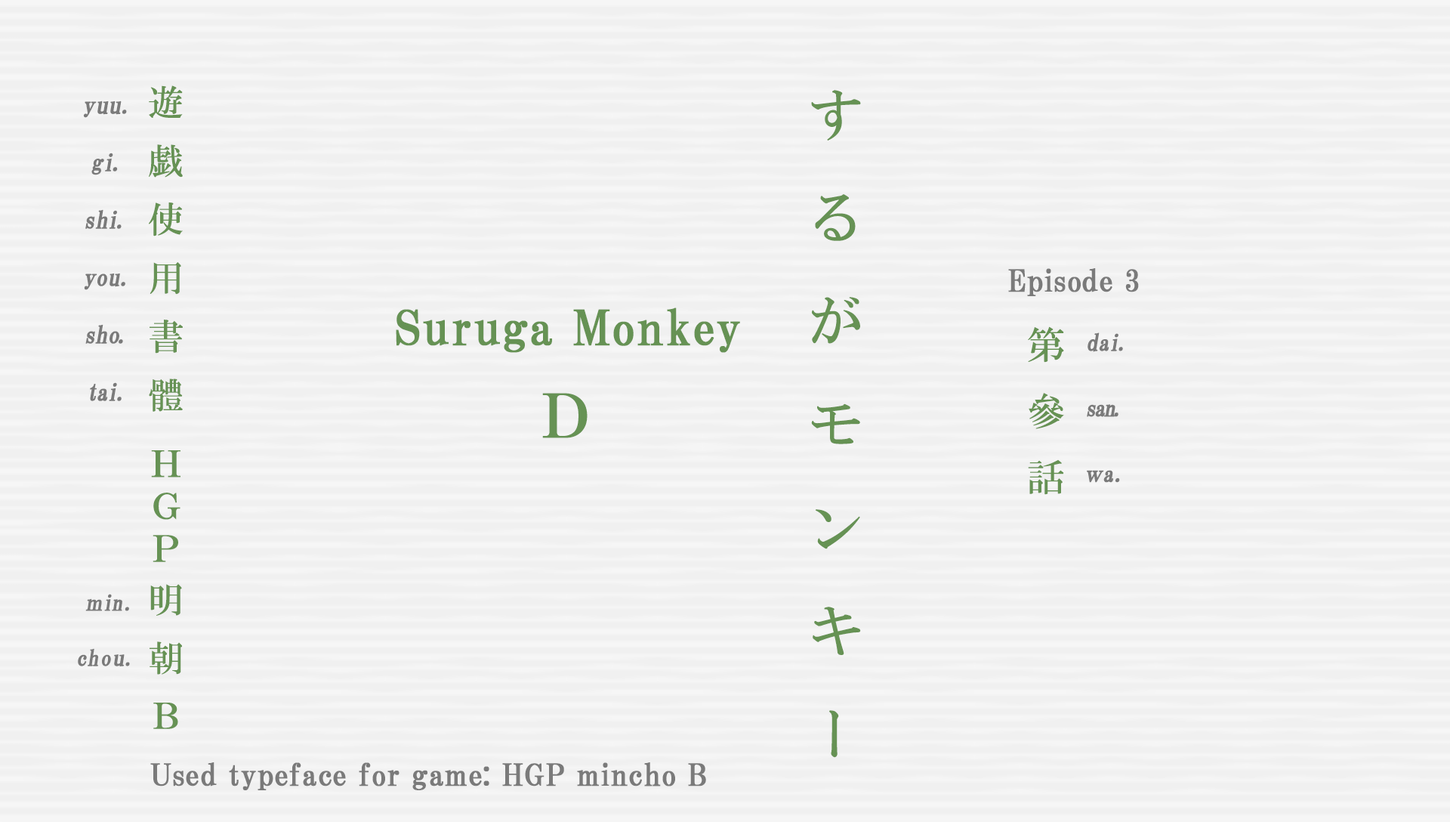
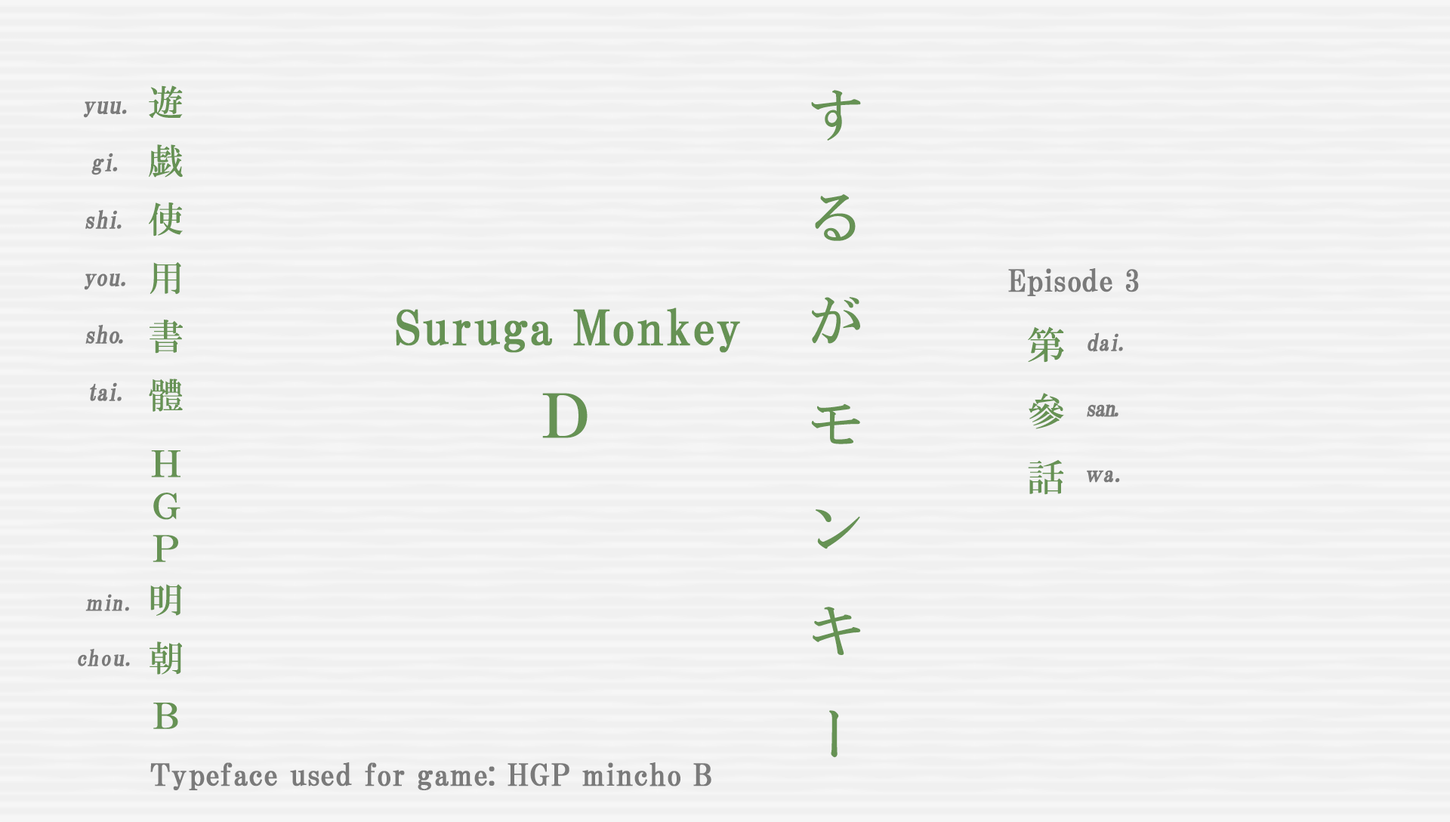
Revision of a layered 1450 x 822 image; what changed, layer by layer:
renamed "Used typeface for game: HGP mincho B" to "Typeface used for game: HGP mincho B", painted on it over [150, 761, 712, 790]
